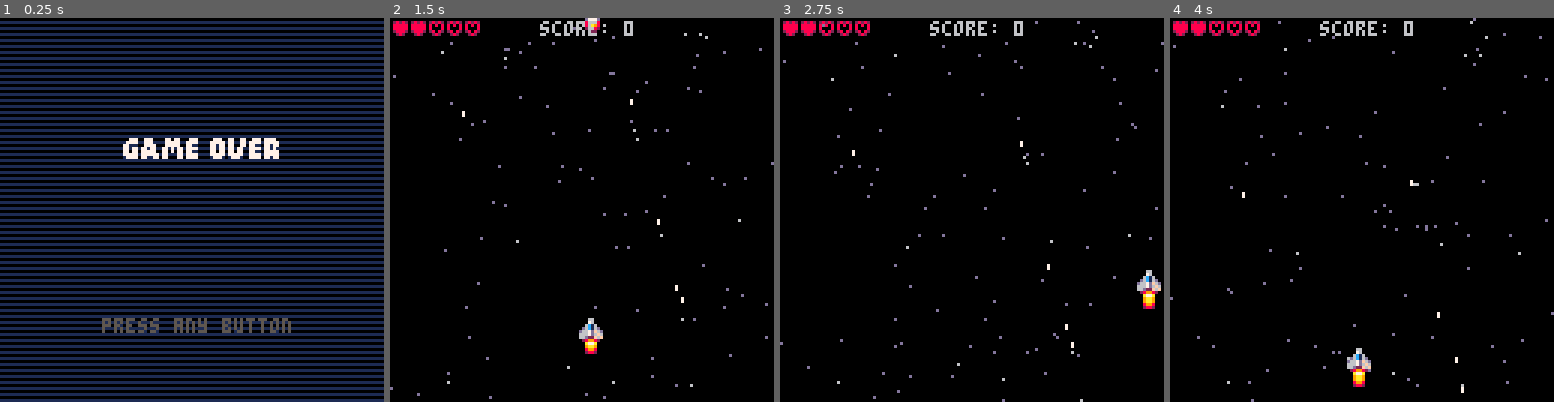
Above: before the commit, frames 1-4 (left to right).
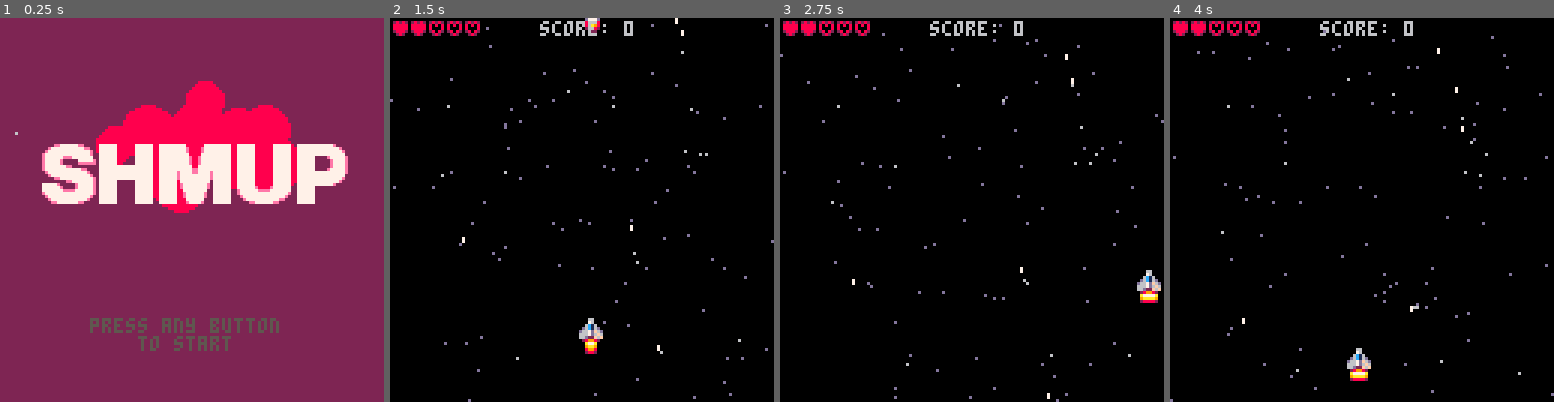
Above: after the commit, the same moments.

Repository: jimmac/pico-shed
Game: PICO-8 cartridge shmup.p8
Same seed, same stepped clock (60 frames per second), same inputs: the game is played once before the commit and once after it.
Inputs:
- Up to frame 1 (0.25 s): no input
- Up to frame 2 (1.5 s): tap X (X key) at 0.33, 1.07 s; tap O (Z key) at 0.7 s
- Up to frame 3 (2.75 s): hold Right 1.6-2.1 s; tap O (Z key) at 1.7, 2.1, 2.5 s; tap X (X key) at 1.85 s; hold Up 2.15-2.42 s; hold Right from 2.47 s (still down)
- Up to frame 4 (4 s): tap O (Z key) at 2.9, 3.3, 3.7 s; tap X (X key) at 2.97 s; release Right at 3.03 s; hold Left 3.08-3.58 s; hold Down 3.63-3.97 s

The runs differ from the first frame. In frame 1, 99% of the frame differs, in the area x 0-100%, y 0-100%; in frame 2, 1.3%; in frame 3, 1.4%; in frame 4, 1.4%.

Commit message:
start on the start screen

Diff:
--- a/shmup.p8
+++ b/shmup.p8
@@ -12,8 +12,8 @@
  blinkt=0
  splat=splat()
 
-	--mode="start"
-	mode="end"
+	mode="start"
+	--mode="end"
 end
 
 function _update60 ()
